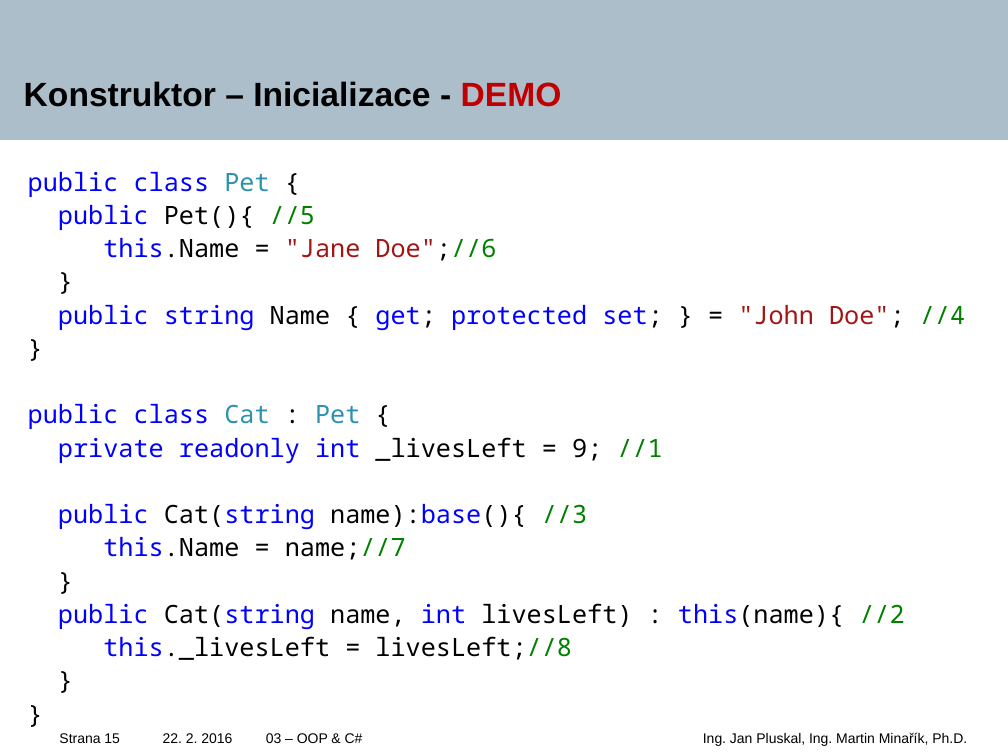
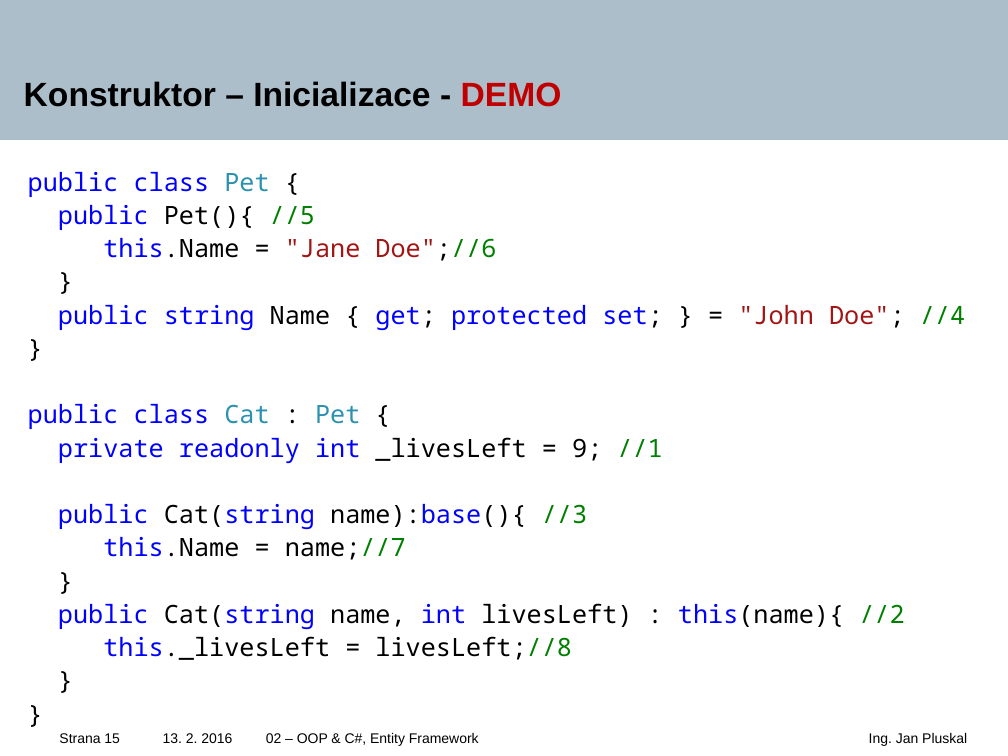
Before and after one commit to tajpo/fitiw5, a slide deck: slide 15 of Lectures/IW5-02-OOP_EF.pptx. Drawn at 1008x756 pixels with LibreOffice and Linux fonts; fonts in the diff are those of the drawing; background and template pictures are left out. Boxes give left, top, right and bottom in pixels: in the first picture for what was removed or moved away, otherwise in the second. Text is boxed around its words. In the diff, an @@ line names an element or a change of style, - is before the commit and + after.

```diff
--- a/Lectures/IW5-02-OOP_EF.pptx
+++ b/Lectures/IW5-02-OOP_EF.pptx
@@ text at bbox=[163, 733, 232, 743]: text changed @@
-22. 2. 2016
+13. 2. 2016
@@ text at bbox=[266, 733, 479, 746]: text changed @@
-03 – OOP & C#
+02 – OOP & C#, Entity Framework
@@ text at bbox=[869, 733, 967, 746]: text changed @@
-Ing. Jan Pluskal, Ing. Martin Minařík, Ph.D.
+Ing. Jan Pluskal
```
Also in this commit, not shown: 42 other slides changed.
